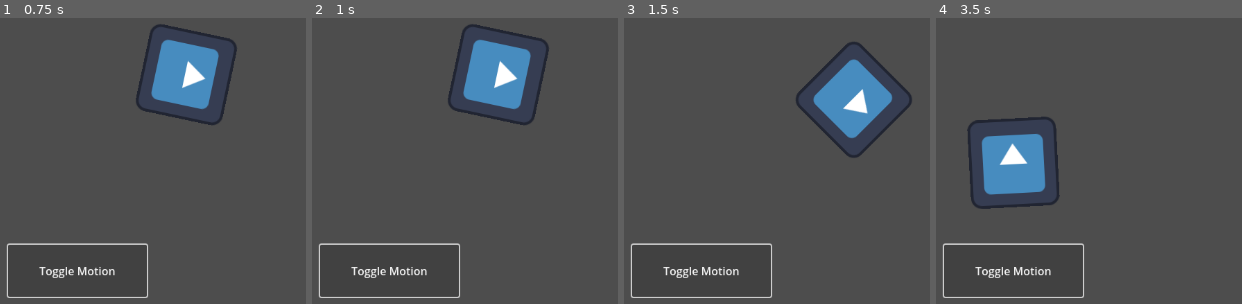
Above: before the commit, frames 1-4 (left to right).
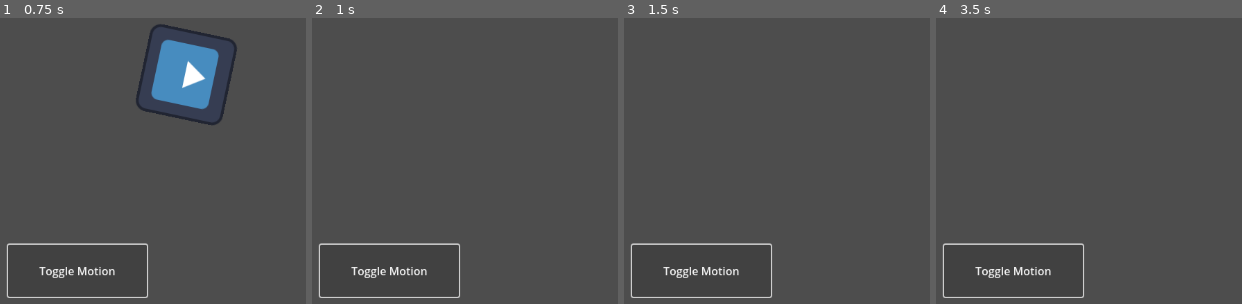
Above: after the commit, the same moments.

Repository: almightobasadre/Almightos-Godot-Practice-Projects
Game: Godot game, scene res://node_2d.tscn
Same seed, same stepped clock (60 frames per second), same inputs: the game is played once before the commit and once after it. The engine's default icon, where the game draws it, is replaced by a stand-in: a white triangle on a blue panel in a dark square.
Inputs:
- Up to frame 1 (0.75 s): click "Toggle Motion" at 0.5 s
- Up to frame 2 (1 s): no input
- Up to frame 3 (1.5 s): click "Toggle Motion" at 1.25 s
- Up to frame 4 (3.5 s): click "Toggle Motion" at 2 s; tap Enter at 2.75 s

Frame 1 is identical in both runs. In frame 2, 5.3% of the frame differs, in the area x 44-78%, y 2-38%; in frame 3, 5.3%; in frame 4, 5.3%, in the area x 10-41%, y 34-67%.

Commit message:
Connected a sprite blink signal via code

Diff:
--- a/T003_UsingSignals_GD (2DM)/node_2d.tscn
+++ b/T003_UsingSignals_GD (2DM)/node_2d.tscn
@@ -5,6 +5,9 @@
 [node name="Node2D" type="Node2D"]
 
 [node name="SpriteGD2D3" parent="." instance=ExtResource("1_f3bgy")]
+
+[node name="Timer" type="Timer" parent="SpriteGD2D3"]
+autostart = true
 
 [node name="ToggleMotion" type="Button" parent="."]
 offset_left = 450.0
--- a/T003_UsingSignals_GD (2DM)/sprite_gd_2d_3.gd
+++ b/T003_UsingSignals_GD (2DM)/sprite_gd_2d_3.gd
@@ -9,11 +9,17 @@
 var speed = 400
 var angular_speed = PI
 
+func _ready():
+	var timer = get_node("Timer") #retrieves node named <NodeName> in the scene hierarchy
+	timer.timeout.connect(_on_timer_timeout) #establishes connection for signal, node, and function
+
 func _process(delta):
 	rotation += angular_speed * delta
 	var velocity = Vector2.UP.rotated(rotation) * speed
 	position += velocity * delta
 
-
 func _on_toggle_motion_pressed():
 	set_process(not is_processing()) #enable and disable node's process
+
+func _on_timer_timeout(): #called when Timer node emits timeout signal
+	visible = not visible
